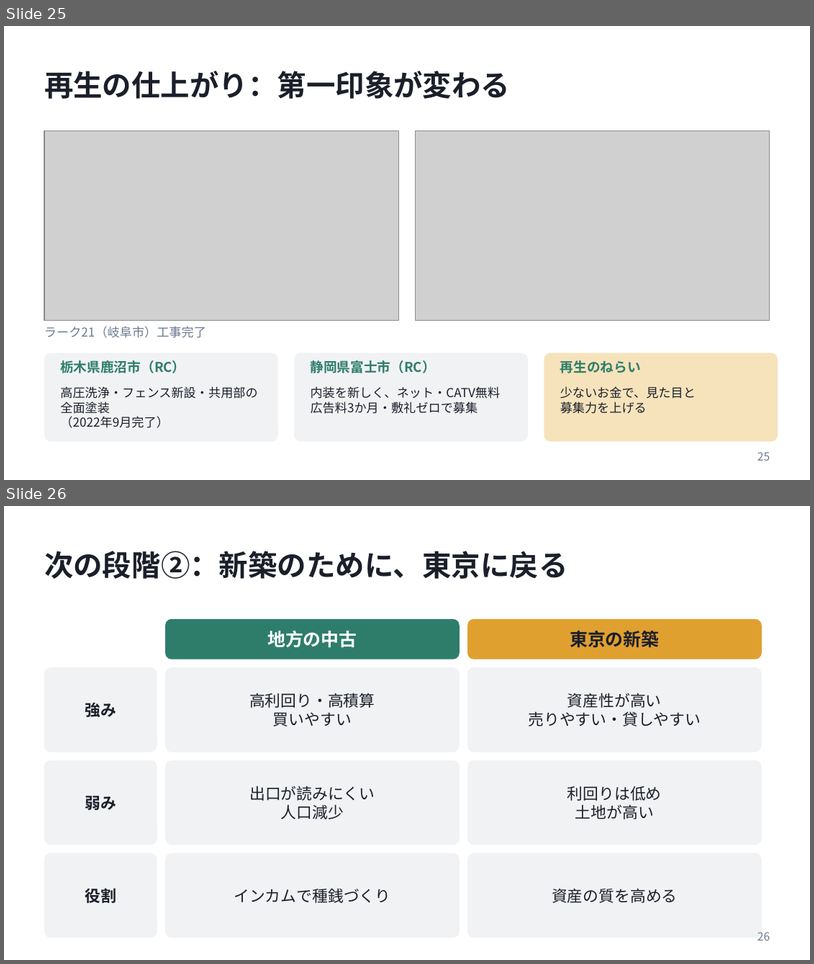
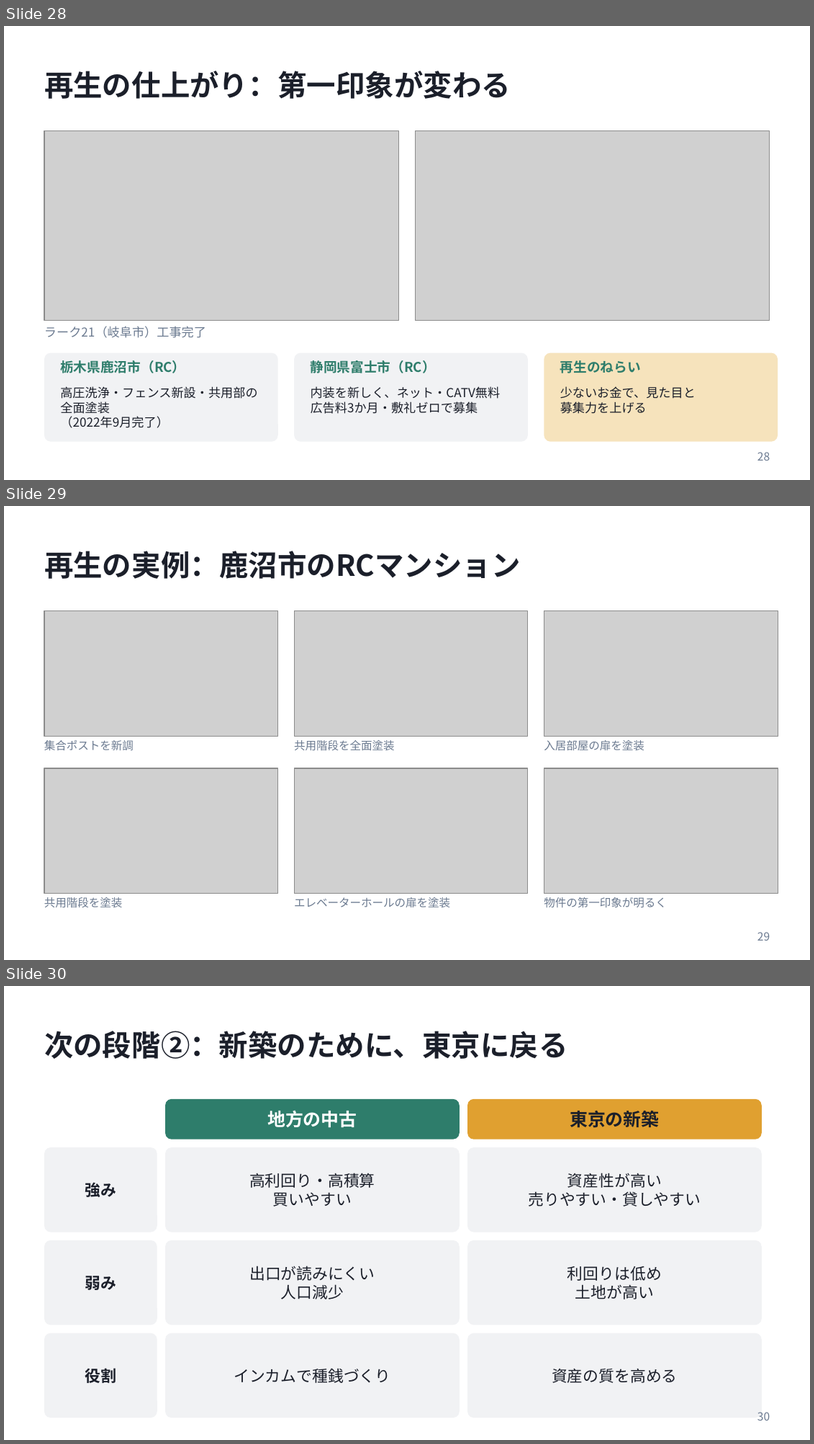
Before and after one commit to daisuke2009/avatars1, a slide deck: presentations/20261023_弱者の戦略_発表資料.pptx. Shown one above the other, each under a label of ours: slides 25 and 26 before the commit, slides 28, 29 and 30 after it. The pictures are 814x964 and 814x1444 pixels, drawn with LibreOffice and Linux fonts; fonts in the diff are those of the drawing; grey boxes stand for pictures. Boxes give left, top, right and bottom in pixels: in the first picture for what was removed or moved away, otherwise in the second. Text is boxed around its words. In the diff, an @@ line names an element or a change of style, - is before the commit and + after.

```diff
--- a/presentations/20261023_弱者の戦略_発表資料.pptx
+++ b/presentations/20261023_弱者の戦略_発表資料.pptx
@@ slide 29 added at (4, 506, 810, 960), background #FFFFFF @@
@@ title added at (44, 551, 521, 579), 26 pt, text #1B1F2A, bold @@
+再生の実例：鹿沼市のRCマンション
@@ picture added at (44, 611, 278, 736) @@
@@ picture added at (294, 611, 528, 736) @@
@@ picture added at (544, 611, 778, 736) @@
@@ text added at (44, 740, 134, 750), 10 pt, text #6B7A90 @@
+集合ポストを新調
@@ text added at (294, 740, 394, 750), 10 pt, text #6B7A90 @@
+共用階段を全面塗装
@@ text added at (544, 740, 644, 750), 10 pt, text #6B7A90 @@
+入居部屋の扉を塗装
@@ picture added at (44, 768, 278, 893) @@
@@ picture added at (294, 768, 528, 893) @@
@@ picture added at (544, 768, 778, 893) @@
@@ text added at (44, 897, 123, 907), 10 pt, text #6B7A90 @@
+共用階段を塗装
@@ text added at (294, 897, 450, 907), 10 pt, text #6B7A90 @@
+エレベーターホールの扉を塗装
@@ text added at (544, 897, 667, 907), 10 pt, text #6B7A90 @@
+物件の第一印象が明るく
@@ page number added at (758, 932, 770, 940), 10 pt, text #6B7A90 @@
+29
@@ what was slide 25 is now slide 28 @@
@@ page number at (758, 452, 770, 460): text changed @@
-25
+28
@@ what was slide 26 is now slide 30 @@
@@ page number at (758, 1412, 770, 1420): text changed @@
-26
+30
```
Also in this commit, not shown: 7 slides changed, 4 other slides added.
